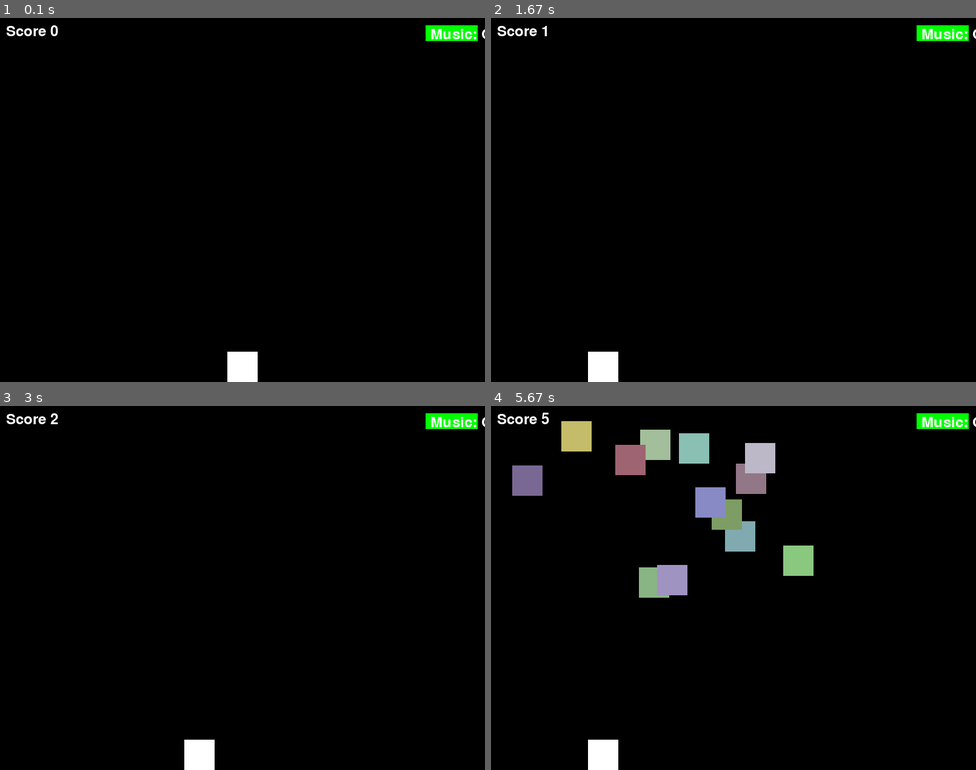
Above: before the commit, frames 1-4 (two rows, left to right).
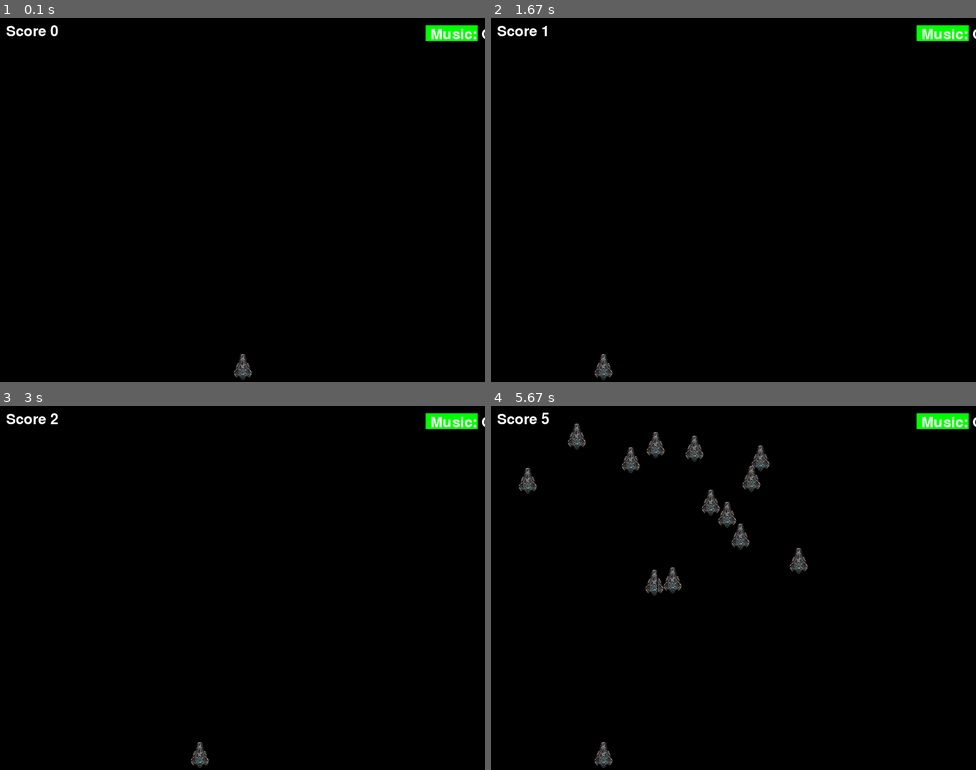
Above: after the commit, the same moments.

Repository: VR-Rathod/Py_Game
Game: pygame game, started from astroid.py
The game is run twice, just before and just after one commit, with the same random seed, the same clock (stepped at 60 frames per second) and the same inputs.
Inputs:
- Up to frame 1 (0.1 s): no input
- Up to frame 2 (1.67 s): hold Left 0.33-0.87 s; hold Left 0.9-1.3 s; hold Right from 1.33 s (still down)
- Up to frame 3 (3 s): release Right at 1.97 s; hold Left 2-2.47 s; hold Right 2.5-2.97 s
- Up to frame 4 (5.67 s): hold Right 3-3.47 s; hold Left 3.5-4.03 s; hold Left 4.07-4.47 s; hold Right 4.5-5.13 s; hold Left 5.17-5.63 s

The runs differ from the first frame. In frame 1, 0.5% of the frame differs, in the area x 46-54%, y 91-100%; in frame 2, 0.5%; in frame 3, 0.5%; in frame 4, 6.7%, in the area x 4-67%, y 4-100%.

Commit message:
Refactor game logic and improve code structure

Diff:
--- a/box drop.py
+++ b/astroid.py
@@ -24,17 +24,36 @@
 
 
 class GameObject(pygame.sprite.Sprite):
-    def __init__(self, color, size, position=None):
+    def __init__(self, image_path, size, position=None):
         super().__init__()
-        self.image = pygame.Surface(size)
-        self.image.fill(color)
+        original_image = pygame.image.load(image_path)
+        self.image = pygame.transform.scale(original_image, size)
         self.rect = self.image.get_rect()
         if position:
             self.rect.topleft = position
 
+
+class Power(GameObject):
+    def __init__(self):
+        super().__init__(Green, (Power_Size, Power_Size), (random.randint(0, Width - Power_Size), -Power_Size))
+
+    def update(self):
+        global power_spawn_timer
+        global power_spawn_delay
+        self.rect.y += Power_Speed
+        if self.rect.y > Height:
+            self.reset_position()
+            power_spawn_timer = 0
+
+    def reset_position(self):
+        self.rect.y = -Power_Size
+        self.rect.x = random.randint(0, Width - Power_Size)
+
+
+
 class Player(GameObject):
-    def __init__(self):
-        super().__init__(White, (P_Size, P_Size), ((Width - P_Size) // 2, Height - P_Size))
+    def __init__(self, image_path):
+        super().__init__(image_path, (P_Size, P_Size), ((Width - P_Size) // 2, Height - P_Size))
         self.original_color = self.image.get_at((0, 0))
         self.invincible = False
         self.invincible_timer = 0
@@ -64,8 +83,8 @@
 
 
 class Block(GameObject):
-    def __init__(self, player_position):
-        super().__init__(random_color(), (B_Size, B_Size), (random_position(player_position), -B_Size))
+    def __init__(self, image_path, player_position):
+        super().__init__(image_path, (B_Size, B_Size), (random_position(player_position), -B_Size))
         self.speed = random.uniform(1.0, 2.0)
 
     def update(self):
@@ -80,38 +99,25 @@
         self.speed = random.uniform(1.0, 2.0)
 
 
-class Power(GameObject):
-    def __init__(self):
-        super().__init__(Green, (Power_Size, Power_Size), (random.randint(0, Width - Power_Size), -Power_Size))
-
-    def update(self):
-        global power_spawn_timer
-        global power_spawn_delay
-        self.rect.y += Power_Speed
-        if self.rect.y > Height:
-            self.reset_position()
-            power_spawn_timer = 0
-
-    def reset_position(self):
-        self.rect.y = -Power_Size
-        self.rect.x = random.randint(0, Width - Power_Size)
-
-
 def random_color():
     return random.randint(100, 200), random.randint(100, 200), random.randint(100, 200)
 
+
 def random_position(player_x, pattern_factor=100):
     return random.randint(max(0, player_x - pattern_factor), min(Width - B_Size, player_x + pattern_factor))
 
+
 def start_new_block(player_position):
-    block = Block(player_position)
+    block = Block("s.png", player_position)
     All_Sprite.add(block)
     Block_Group.add(block)
+
 
 def start_new_power():
     power = Power()
     All_Sprite.add(power)
     Power_Group.add(power)
+
 
 def game_over():
     global score
@@ -149,6 +155,7 @@
 
     return False
 
+
 def restart_game():
     global score
     global block_speed
@@ -162,12 +169,12 @@
     All_Sprite = pygame.sprite.Group()
     Block_Group = pygame.sprite.Group()
     Power_Group = pygame.sprite.Group()
-    player = Player()
+    player = Player("s.png")
     All_Sprite.add(player)
     pygame.mixer.music.play(-1)
 
     for _ in range(Min_Blocks_To_Spawn):
-        block = Block(player.rect.x)
+        block = Block("s.png", player.rect.x)
         All_Sprite.add(block)
         Block_Group.add(block)
 
@@ -180,6 +187,7 @@
     block_speed = 3
     power_spawn_timer = 0
 
+
 screen = pygame.display.set_mode((Width, Height))
 pygame.display.set_caption("Falling Box")
 
@@ -188,7 +196,7 @@
 All_Sprite = pygame.sprite.Group()
 Block_Group = pygame.sprite.Group()
 Power_Group = pygame.sprite.Group()
-player = Player()
+player = Player("s.png")
 All_Sprite.add(player)
 
 score = 0
@@ -216,6 +224,7 @@
             pygame.mixer.music.unpause()
         else:
             pygame.mixer.music.pause()
+
 
 music_button = MusicButton((Width - 100, 10), (90, 30))
 
@@ -244,7 +253,6 @@
     if power_spawn_timer > 0:
         power_spawn_timer -= 1
 
-
     if pygame.sprite.spritecollide(player, Block_Group, False):
         if not player.invincible:
             score = 0
Binary file added: s.png
